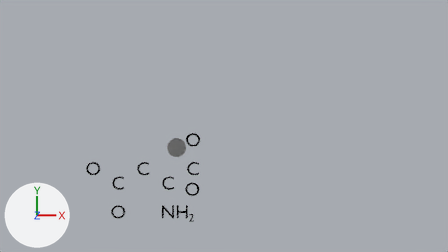
What one commit did to the Blender file untitled.blend.
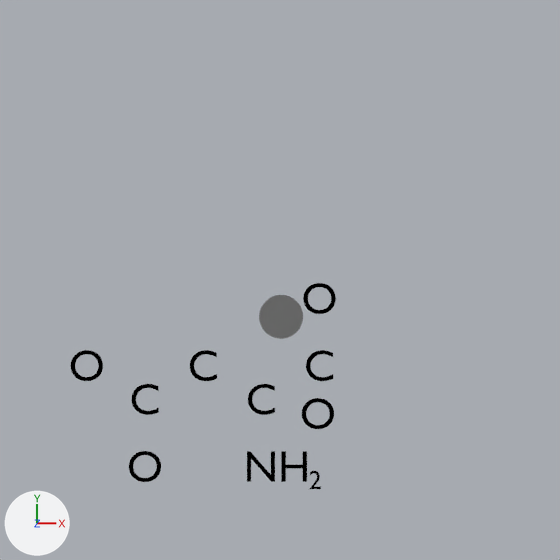
Each version is shown from the file's camera 'Camera', then close up on the part from 13% to 66% of the width and 5% to 100% of the height. The axes (+X, +Y, +Z) are drawn at lower left. The lights are the same throughout. The older version's two pictures come first.

Script lines for the objects in view, before the commit:
```python
ob_a11aspartate = bpy.data.objects.new('a11aspartate', txt_a11aspartate_001)
ob_a11aspartate.location = (-0.86, -0.56, 0.0)
ob_a13aspartate = bpy.data.objects.new('a13aspartate', txt_a13aspartate_001)
ob_a13aspartate.location = (-1.52, -0.94, 0.0)
ob_a13aspartate8_20085_halo = bpy.data.objects.new('a13aspartate8.20085_Halo', me_halo_013)
ob_a13aspartate8_20085_halo.location = (0.0, 0.0, 0.0)
ob_a15aspartate = bpy.data.objects.new('a15aspartate', txt_a15aspartate_001)
ob_a15aspartate.location = (-1.52, -1.7, 0.0)
ob_a17aspartate = bpy.data.objects.new('a17aspartate', txt_a17aspartate_001)
ob_a17aspartate.location = (-2.18, -0.56, 0.0)
ob_a19aspartate = bpy.data.objects.new('a19aspartate', txt_a19aspartate_001)
ob_a19aspartate.location = (0.45, 0.2, 0.0)
ob_a5aspartate = bpy.data.objects.new('a5aspartate', txt_a5aspartate_001)
ob_a5aspartate.location = (0.45, -0.56, 0.0)
ob_a7aspartate = bpy.data.objects.new('a7aspartate', txt_a7aspartate_001)
ob_a7aspartate.location = (-0.21, -1.7, 0.0)
ob_a9aspartate = bpy.data.objects.new('a9aspartate', txt_a9aspartate_001)
ob_a9aspartate.location = (-0.21, -0.94, 0.0)
# also in view: 'a21aspartate10.8388_Halo' at (0.0, 0.0, -0.05)
```
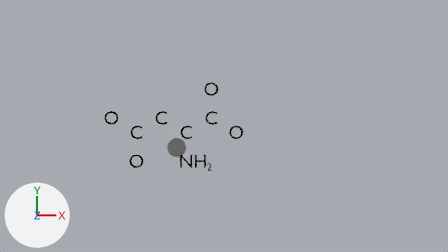
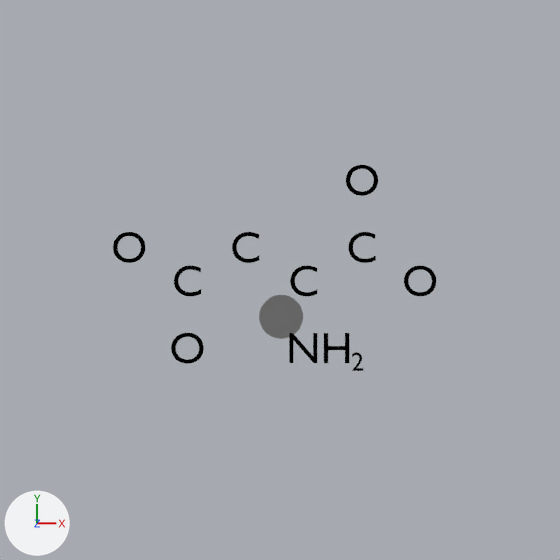
Boxes [x1, y1, x2, y2] around the edits, measured in the close-ups (560 x 560 px):
'a7aspartate', moved: before [247, 451, 275, 482]; after [289, 333, 317, 363]
'a19aspartate', moved: before [303, 283, 336, 314]; after [346, 165, 378, 196]
'a17aspartate', moved: before [71, 350, 103, 381]; after [113, 232, 145, 263]
'a15aspartate', moved: before [129, 451, 161, 482]; after [171, 333, 204, 364]
'a21aspartate', moved: before [302, 398, 334, 429]; after [404, 266, 436, 296]
'a7aspartate_H', moved: before [281, 451, 307, 482]; after [324, 333, 349, 363]
'a11aspartate', moved: before [190, 350, 217, 381]; after [232, 232, 259, 263]
'a5aspartate', moved: before [306, 350, 333, 381]; after [349, 232, 376, 263]
'a13aspartate', moved: before [132, 384, 159, 415]; after [174, 266, 201, 296]
'a9aspartate', moved: before [248, 384, 275, 415]; after [290, 266, 317, 296]
'a7aspartate_sub', moved: before [310, 471, 321, 489]; after [352, 352, 363, 371]

Edits to the bpy script that builds the scene:
```text
Change ob_a11aspartate:
    ob_a11aspartate.location: (-0.86, -0.56, 0.0) -> (-0.38, 0.78, 0.0)
Change ob_a13aspartate:
    ob_a13aspartate.location: (-1.52, -0.94, 0.0) -> (-1.04, 0.4, 0.0)
Change ob_a5aspartate:
    ob_a5aspartate.location: (0.45, -0.56, 0.0) -> (0.93, 0.78, 0.0)
Change ob_a9aspartate:
    ob_a9aspartate.location: (-0.21, -0.94, 0.0) -> (0.28, 0.4, 0.0)
Change ob_a7aspartate:
    ob_a7aspartate.location: (-0.21, -1.7, 0.0) -> (0.28, -0.36, 0.0)
Change ob_a15aspartate:
    ob_a15aspartate.location: (-1.52, -1.7, 0.0) -> (-1.04, -0.36, 0.0)
Change ob_a17aspartate:
    ob_a17aspartate.location: (-2.18, -0.56, 0.0) -> (-1.7, 0.78, 0.0)
Change ob_a19aspartate:
    ob_a19aspartate.location: (0.45, 0.2, 0.0) -> (0.93, 1.54, 0.0)
Change ob_a21aspartate:
    ob_a21aspartate.location: (0.44, -1.1, 0.0) -> (1.59, 0.4, 0.0)
```
